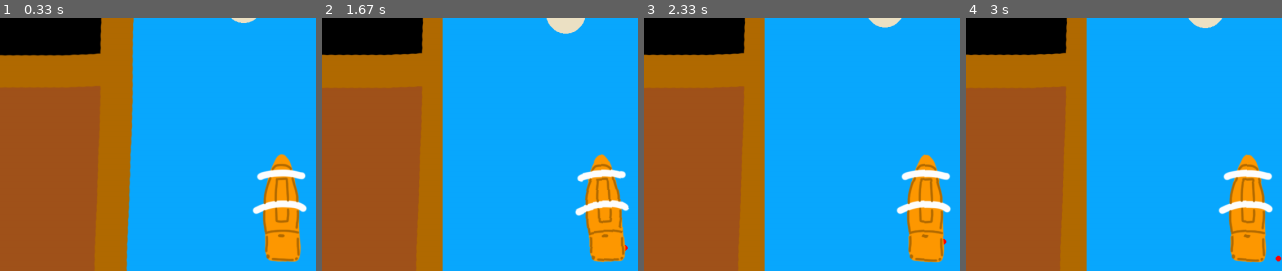
Above: before the commit, frames 1-4 (left to right).
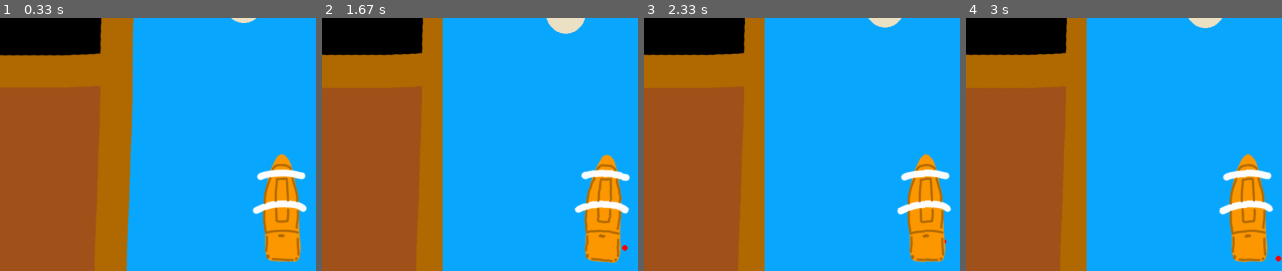
Above: after the commit, the same moments.

Repository: coffeemakingtoaster/Pyrates-pygame30
Game: pygame game, started from src/game_ui.py
Two runs of this game, one before a commit and one after it. Both use one fixed random seed, a clock stepped at 60 frames per second and the inputs below.
Inputs (mouse positions are % of the whole screen's width and height, from its top left):
- Up to frame 1 (0.33 s): no input
- Up to frame 2 (1.67 s): click (75, 47) at 0.38 s; click (76, 50) at 0.72 s; click (81, 85) at 1.55 s
- Up to frame 3 (2.33 s): no input
- Up to frame 4 (3 s): click (76, 50) at 2.38 s; click (83, 88) at 2.72 s
The pictures show only the part of the screen within x 33-83%, y 40-90%; the shares and areas given below are measured in that part.

Frame 1 is identical in both runs. In frame 2, 2.5% of the frame differs, in the area x 79-98%, y 53-97%; in frame 3, 1.2%; in frame 4, 1.2%.

Commit message:
nächtliche versuche

Diff:
--- a/src/game_ui.py
+++ b/src/game_ui.py
@@ -78,13 +78,6 @@
                 angle = (180 / math.pi) * -math.atan2((mouse_y - 700 ),(mouse_x - 1350))
                 pygame.draw.rect(screen, (10, 169, 255), ship_movement_UI)
 
-                if currentangle < angle-90:
-                    currentangle += 0.01
-                if currentangle > angle-90:
-                    currentangle -= 0.01
-                screen.blit(rotate_image(ship, -currentangle), (1250, 600))
-
-
                 #screen.blit(rotate_image(ship,angle-90), (1250, 600))
                 screen.blit(overlay, (0, 0))
                 pygame.draw.ellipse(screen, (255,0,0), pygame.Rect(mouse_x,mouse_y,10,10))
@@ -115,7 +108,13 @@
                 currentangle += 0.1
             if currentangle > angle - 90:
                 currentangle -= 0.1
-            screen.blit(rotate_image(ship, +currentangle), (1250, 600))
+
+            if angle>0:
+                screen.blit(rotate_image(ship, +currentangle), (1250, 600))
+            else:
+                screen.blit(rotate_image(ship, -currentangle), (1250, 600))
+
+            print(angle)
 
 
 
